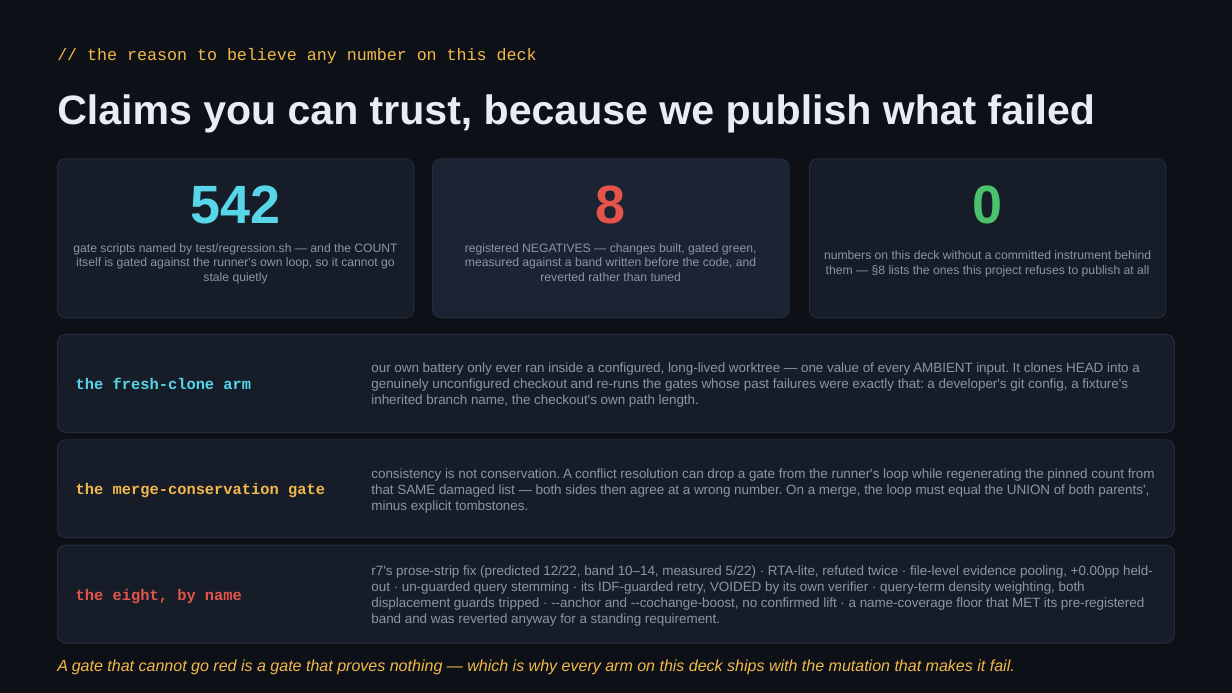
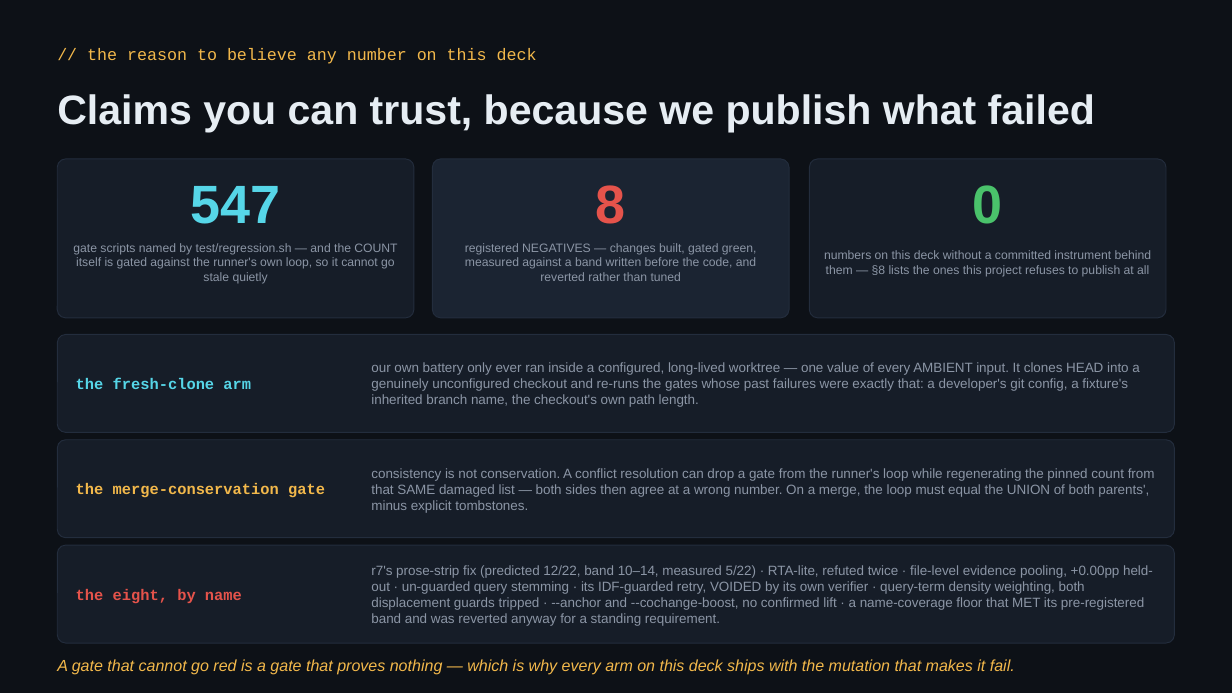
Before and after one commit to redhat-et/ripwire, a slide deck: slide 21 of present/ripwire-showcase.pptx. Drawn at 1232x693 pixels with LibreOffice and Linux fonts; fonts in the diff are those of the drawing. Boxes give left, top, right and bottom in pixels: in the first picture for what was removed or moved away, otherwise in the second. Text is boxed around its words. In the diff, an @@ line names an element or a change of style, - is before the commit and + after.

```diff
--- a/present/ripwire-showcase.pptx
+++ b/present/ripwire-showcase.pptx
@@ text at (191,186,281,224): text changed @@
-542
+547
```
Also in this commit, not shown: 2 other slides changed, 1 other file.
